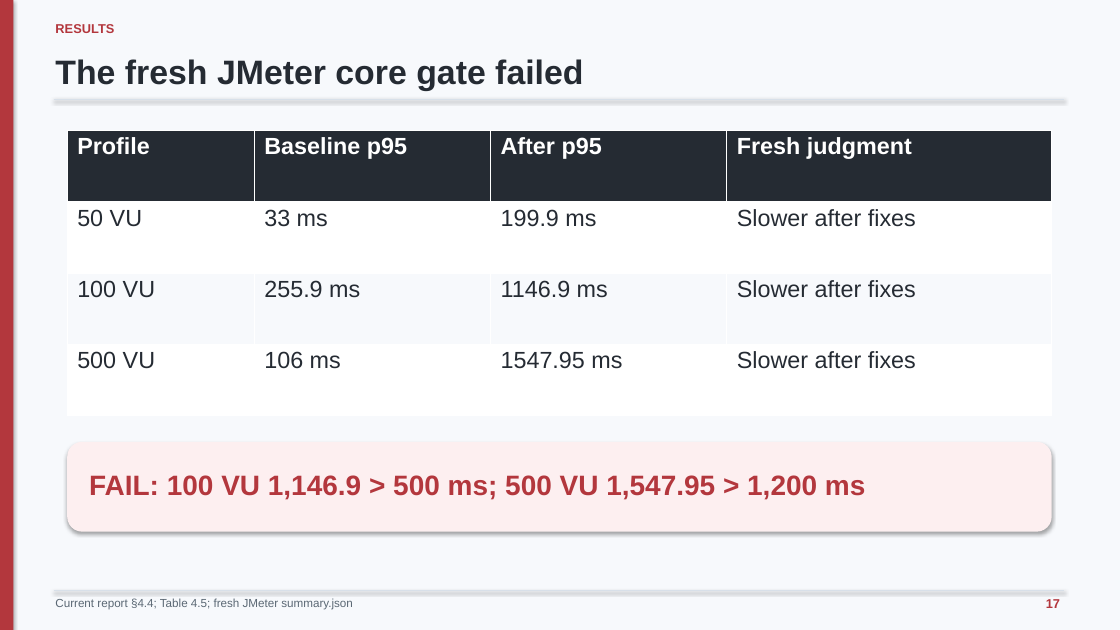
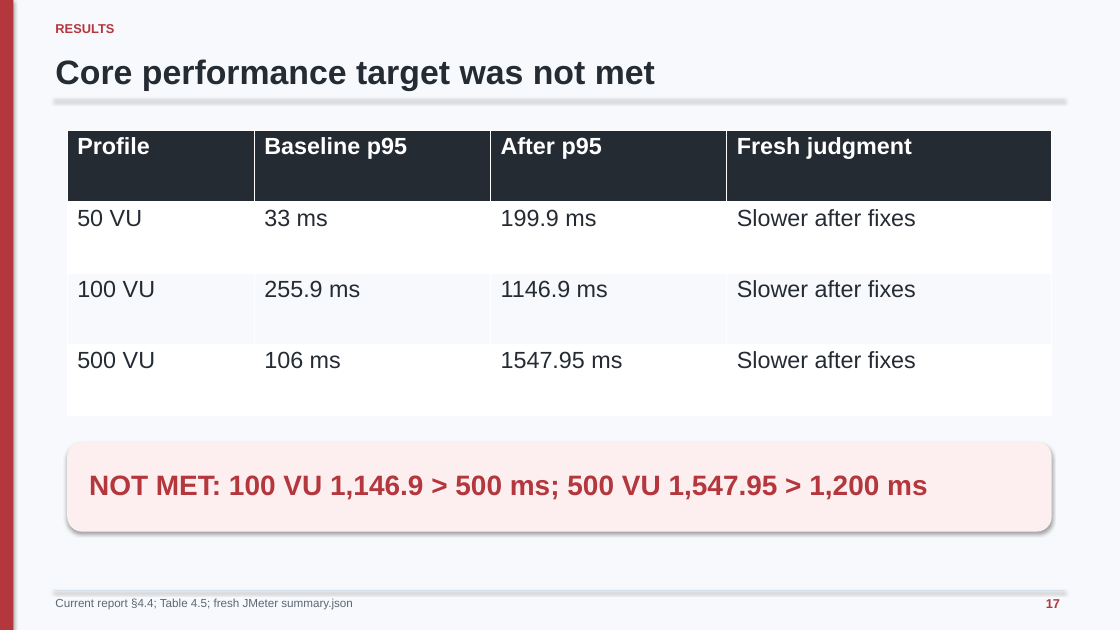
Before and after one commit to minatozaki98/financial-accounting, a slide deck: slide 17 of Document/outputs/final-defense/G6519692_Zaw_Ye_Htut_Ko_Final_Thesis_Defense.pptx. Drawn at 1120x630 pixels with LibreOffice and Linux fonts; fonts in the diff are those of the drawing. Boxes give left, top, right and bottom in pixels: in the first picture for what was removed or moved away, otherwise in the second. Text is boxed around its words. In the diff, an @@ line names an element or a change of style, - is before the commit and + after.

Commit message:
docs: phrase core performance as unmet target in defense

```diff
--- a/Document/outputs/final-defense/G6519692_Zaw_Ye_Htut_Ko_Final_Thesis_Defense.pptx
+++ b/Document/outputs/final-defense/G6519692_Zaw_Ye_Htut_Ko_Final_Thesis_Defense.pptx
@@ text at (55, 59, 655, 90): text changed @@
-The fresh JMeter core gate failed
+Core performance target was not met
@@ text at (89, 475, 927, 500): text changed @@
-FAIL: 100 VU 1,146.9 > 500 ms; 500 VU 1,547.95 > 1,200 ms
+NOT MET: 100 VU 1,146.9 > 500 ms; 500 VU 1,547.95 > 1,200 ms
```
Also in this commit, not shown: 5 other slides changed, 2 other files.
